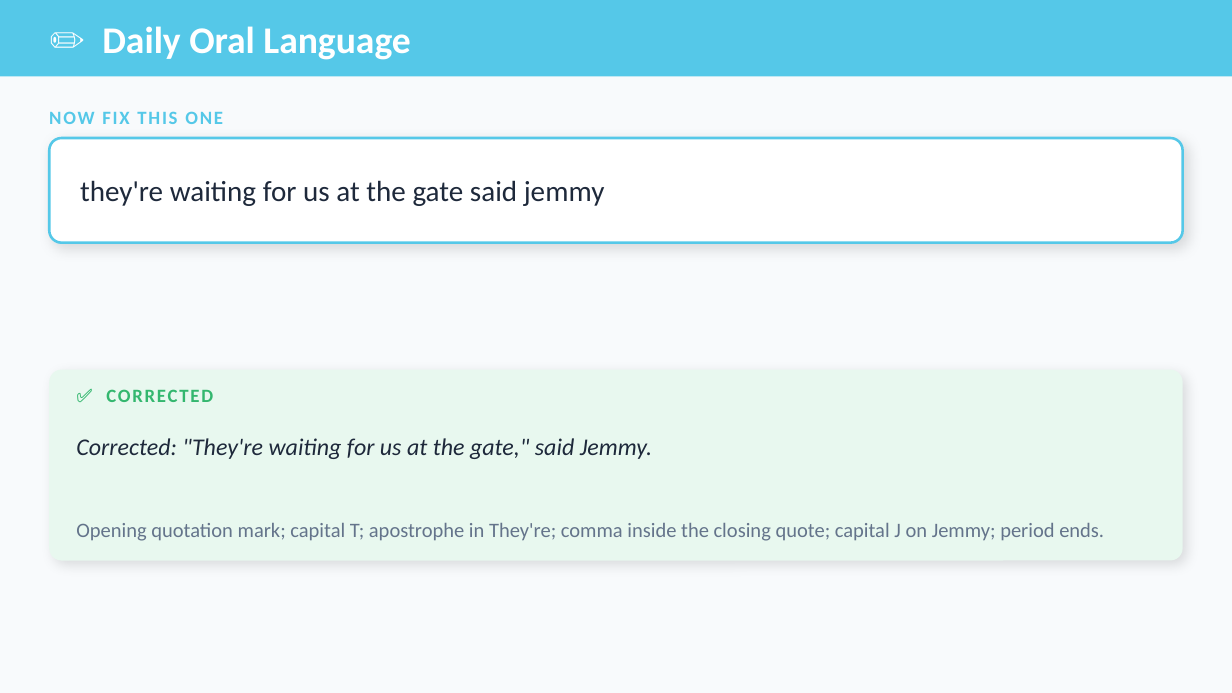
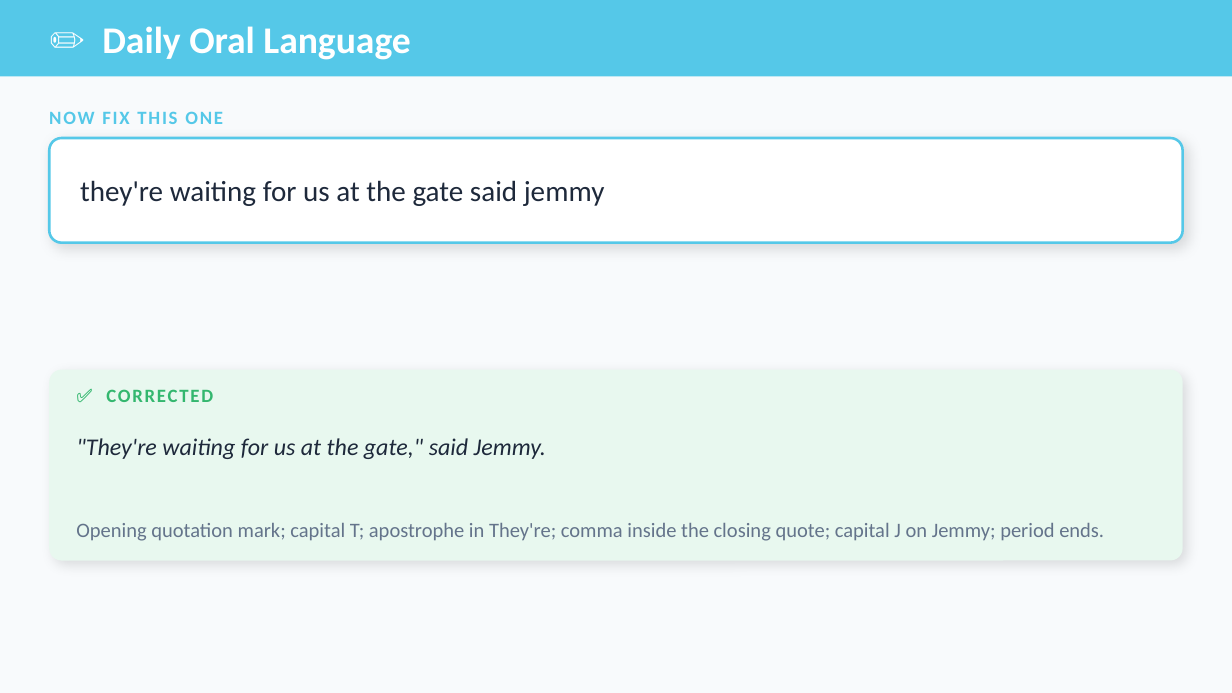
Before and after one commit to optimaondemand/optima-3rd-ela, a slide deck: slide 9 of Planning docs/Slides/lesson-21-3-teacher-slides.pptx. Drawn at 1232x693 pixels with LibreOffice and Linux fonts; fonts in the diff are those of the drawing. Boxes give left, top, right and bottom in pixels: in the first picture for what was removed or moved away, otherwise in the second. Text is boxed around its words. In the diff, an @@ line names an element or a change of style, - is before the commit and + after.

```diff
--- a/Planning docs/Slides/lesson-21-3-teacher-slides.pptx
+++ b/Planning docs/Slides/lesson-21-3-teacher-slides.pptx
@@ text at [76, 438, 546, 459]: text changed @@
-Corrected: "They're waiting for us at the gate," said Jemmy.
+"They're waiting for us at the gate," said Jemmy.
```
Also in this commit, not shown: 1 other slide changed, 7 slides added, 5 slides removed, 20 other files.
